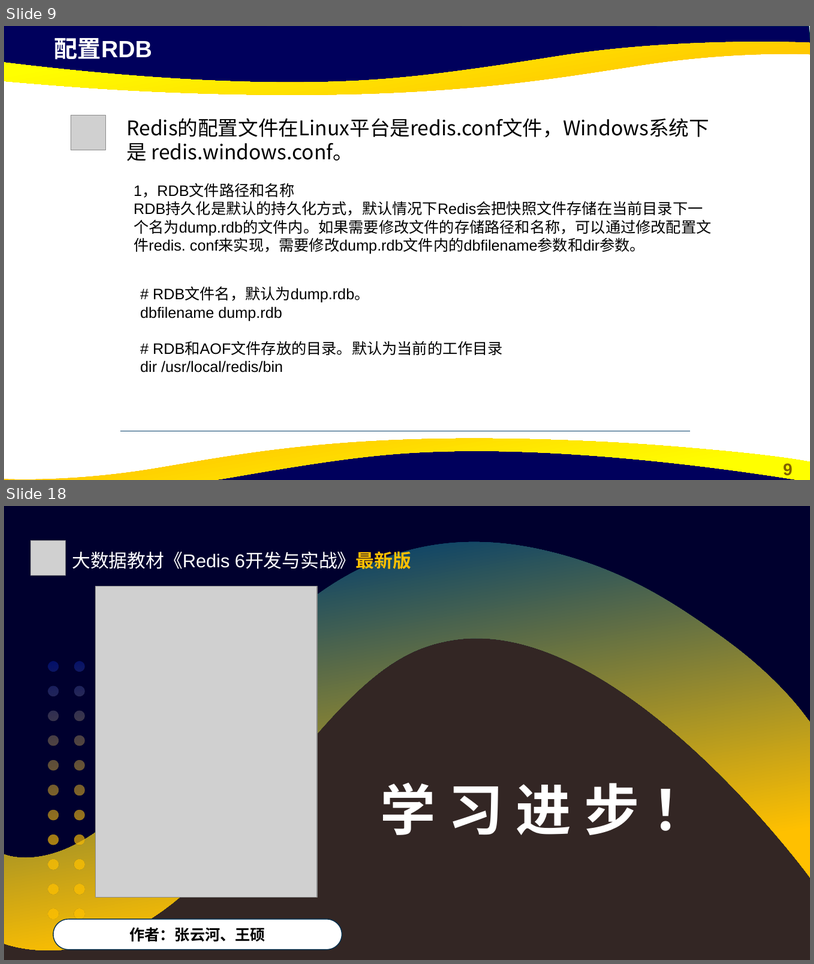
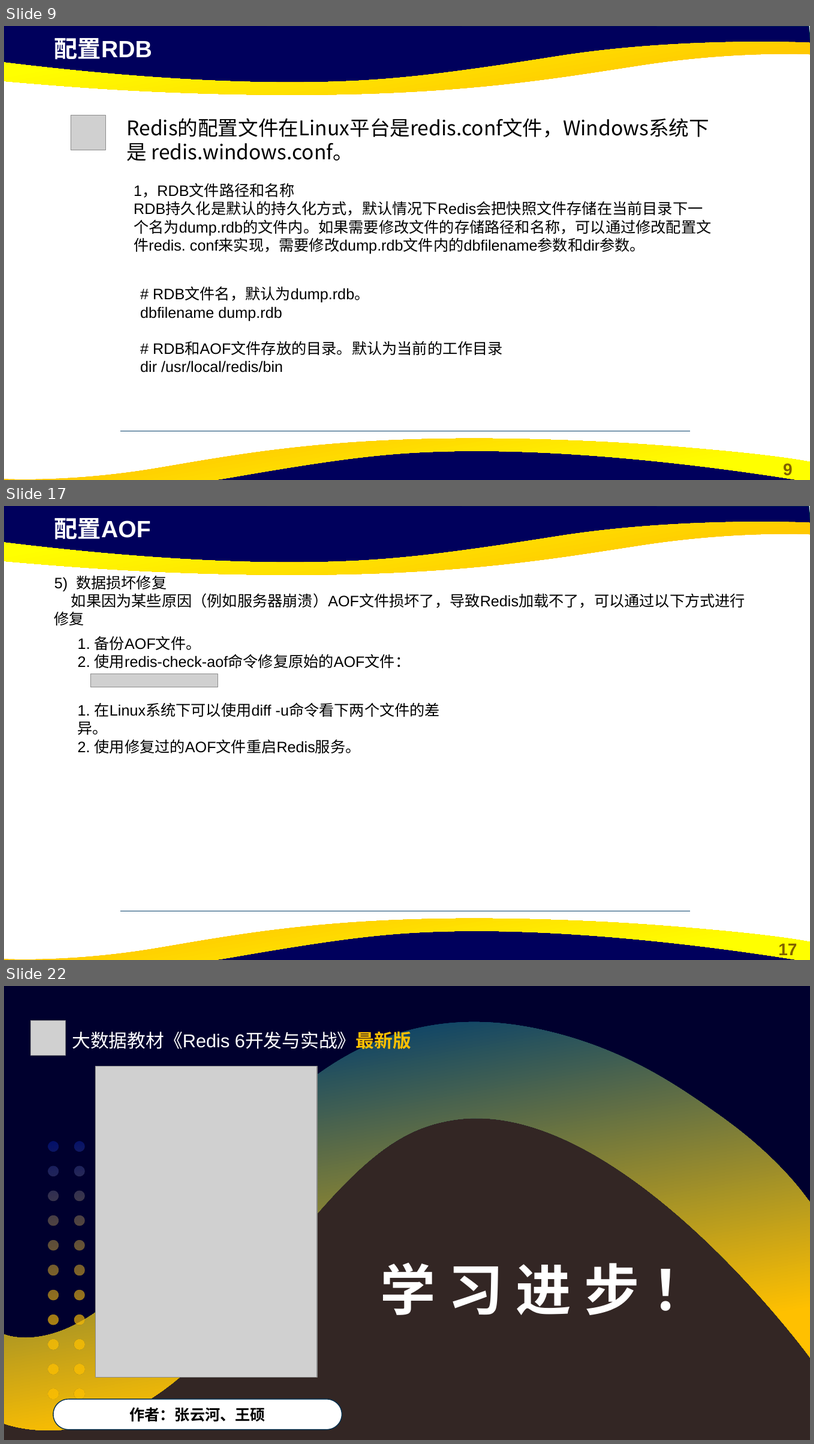
Before and after one commit to cxinping/Redis, a slide deck: ppt/第5章 Redis缓存持久化.pptx. Shown one above the other, each under a label of ours: slides 9 and 18 before the commit, slides 9, 17 and 22 after it; the slides between them are not shown. The pictures are 814x964 and 814x1444 pixels, drawn with LibreOffice and Linux fonts; fonts in the diff are those of the drawing; grey boxes stand for pictures; background and template pictures are left out. Boxes give left, top, right and bottom in pixels: in the first picture for what was removed or moved away, otherwise in the second. Text is boxed around its words. In the diff, an @@ line names an element or a change of style, - is before the commit and + after.

```diff
--- a/ppt/第5章 Redis缓存持久化.pptx
+++ b/ppt/第5章 Redis缓存持久化.pptx
@@ slide 17 added at bbox=[4, 506, 810, 960], background #FFFFFF; not listed: 5 template elements that a slide beside it also shows @@
@@ text added at bbox=[54, 518, 151, 540], 28 pt, text #FFFFFF, bold @@
+配置AOF
@@ text added at bbox=[54, 575, 746, 625], 18 pt, text #000000 @@
+5) 数据损坏修复
+如果因为某些原因（例如服务器崩溃）AOF文件损坏了，导致Redis加载不了，可以通过以下方式进行修复
@@ freeform shape added at bbox=[88, 588, 105, 603], fill #FFFFFF @@
@@ freeform shape added at bbox=[90, 622, 104, 639], fill #FFFFFF @@
@@ text added at bbox=[78, 636, 410, 668], 18 pt, text #000000 @@
+1. 备份AOF文件。 2. 使用redis-check-aof命令修复原始的AOF文件：
@@ picture added at bbox=[90, 673, 218, 687] @@
@@ text added at bbox=[78, 703, 361, 753], 18 pt, text #000000 @@
+1. 在Linux系统下可以使用diff -u命令看下两个文件的差异。 2. 使用修复过的AOF文件重启Redis服务。
@@ line added from (121, 911) to (690, 911), #07416B 0.5 pt @@
@@ what was slide 18 is now slide 22 @@
```
Also in this commit, not shown: 2 slides changed, 9 other slides added, 6 slides removed, 1 other file.
